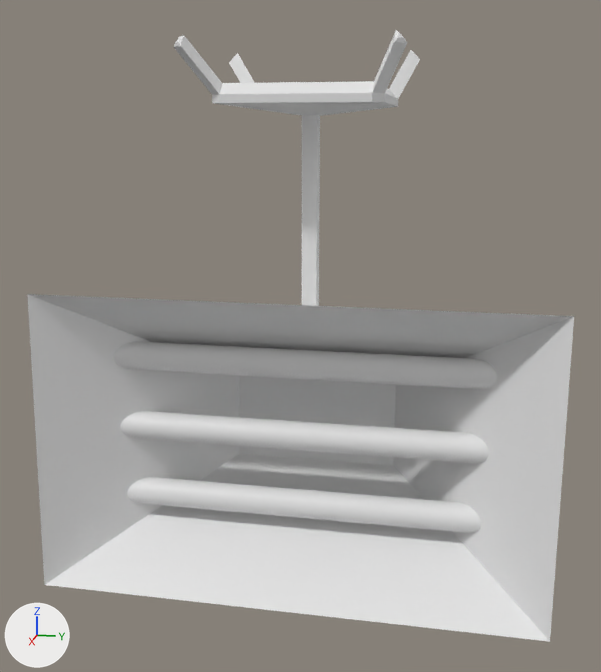
A saved change to the FBX model Assets/Blender Exports/extra environment/floodlight.fbx.
Camera for both pictures: a 50 mm lens placed at (4.59, 0.87, -0.3), pointed at (0.13, -0.02, -1.42). The axes (+X, +Y, +Z) are drawn at lower left. The lights are the same throughout.
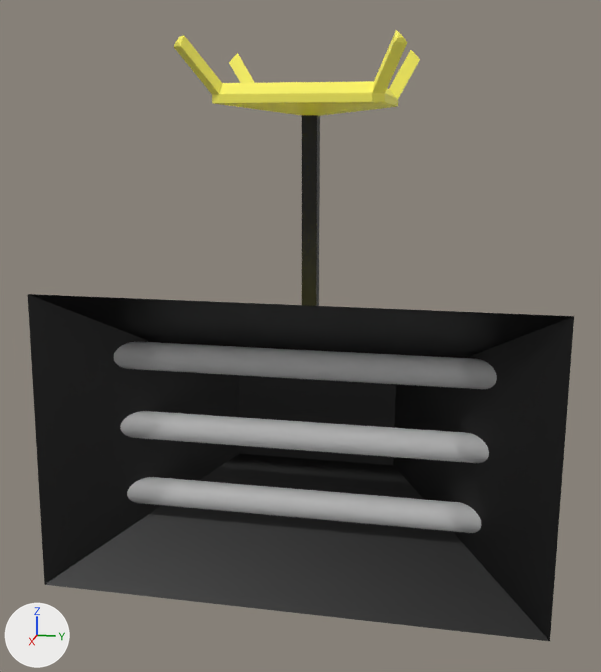
The newer file is also turned or shifted as a whole; pictures and numbers use the older file's frame.

The change in detail:
Material 'Black' (mat_black) is new.
Its base color is (0.0, 0.0, 0.0) (black #000000).
Material 'Light' (mat_light) is new.
Its base color is (0.8, 0.8, 0.8) (white #e7e7e7).
Its alpha is 0.5.
Material 'Base' (mat_base) is new.
Its base color is (1.0, 0.928, 0.117) (yellow #fff760).
me_cube_001 has 256 vertices, 166 faces and spans x -1.15..0.16, y -1.36..1.37, z -1.94..0.98.
me_cube_001 is used by ob_cube; location (0.592, 0.0, -0.825).
me_cube_001 part 1: all 49 faces centred in x -1.12..-0.09, y -0.56..0.53, z 0.64..0.96 switch from no material to mat_base (yellow #fff760).
me_cube_001 part 2: 5 of the faces centred in x -0.65..-0.28, y -0.04..0.05, z -0.6..-0.08 switch from no material to mat_black (black #000000).
me_cube_001 part 3: 2 of the faces centred in x -0.65..-0.24, y 0.02..0.03, z -1.67..-1.15 switch from no material to mat_black (black #000000).
me_cube_001 part 4: 1 of the faces centred in x -0.26, y -0.9, z -1.13 switch from no material to mat_black (black #000000).
me_cube_001 part 5: 1 of the faces centred in x -0.26, y 0.93, z -1.13 switch from no material to mat_black (black #000000).
me_cube_001 now uses material mat_light (white #e7e7e7).

Location of each change, [x1, y1, x2, y2] in pixels of the pictures (601 x 672 px):
part 1 of me_cube_001, recoloured (white to yellow): [174, 31, 420, 116] in both
part 2 of me_cube_001, recoloured (white to black): [28, 115, 574, 385] in both
part 3 of me_cube_001, recoloured (white to black): [45, 376, 549, 641] in both
part 4 of me_cube_001, recoloured (white to black): [28, 295, 239, 584] in both
part 5 of me_cube_001, recoloured (white to black): [393, 317, 574, 641] in both
